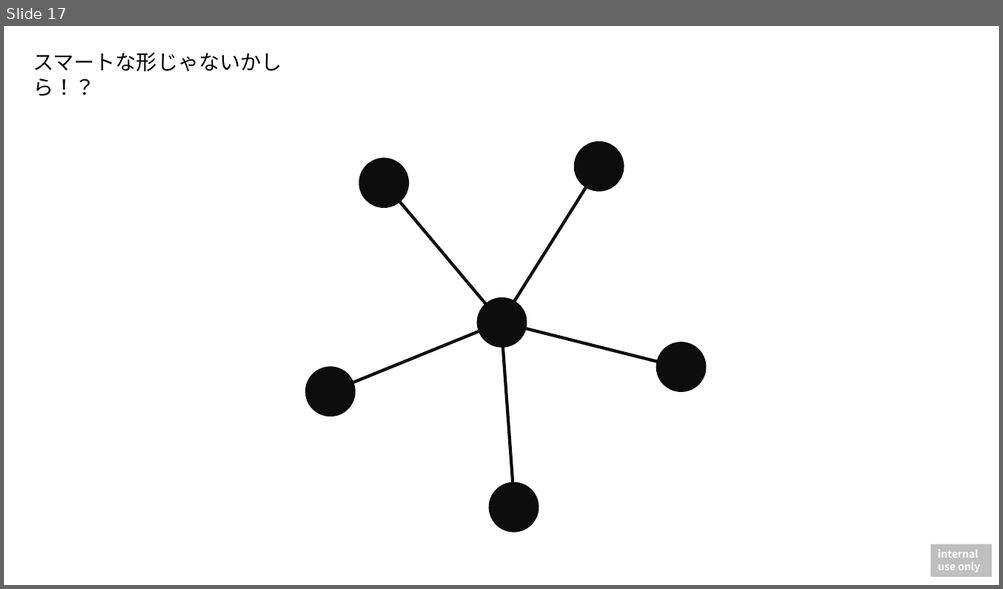
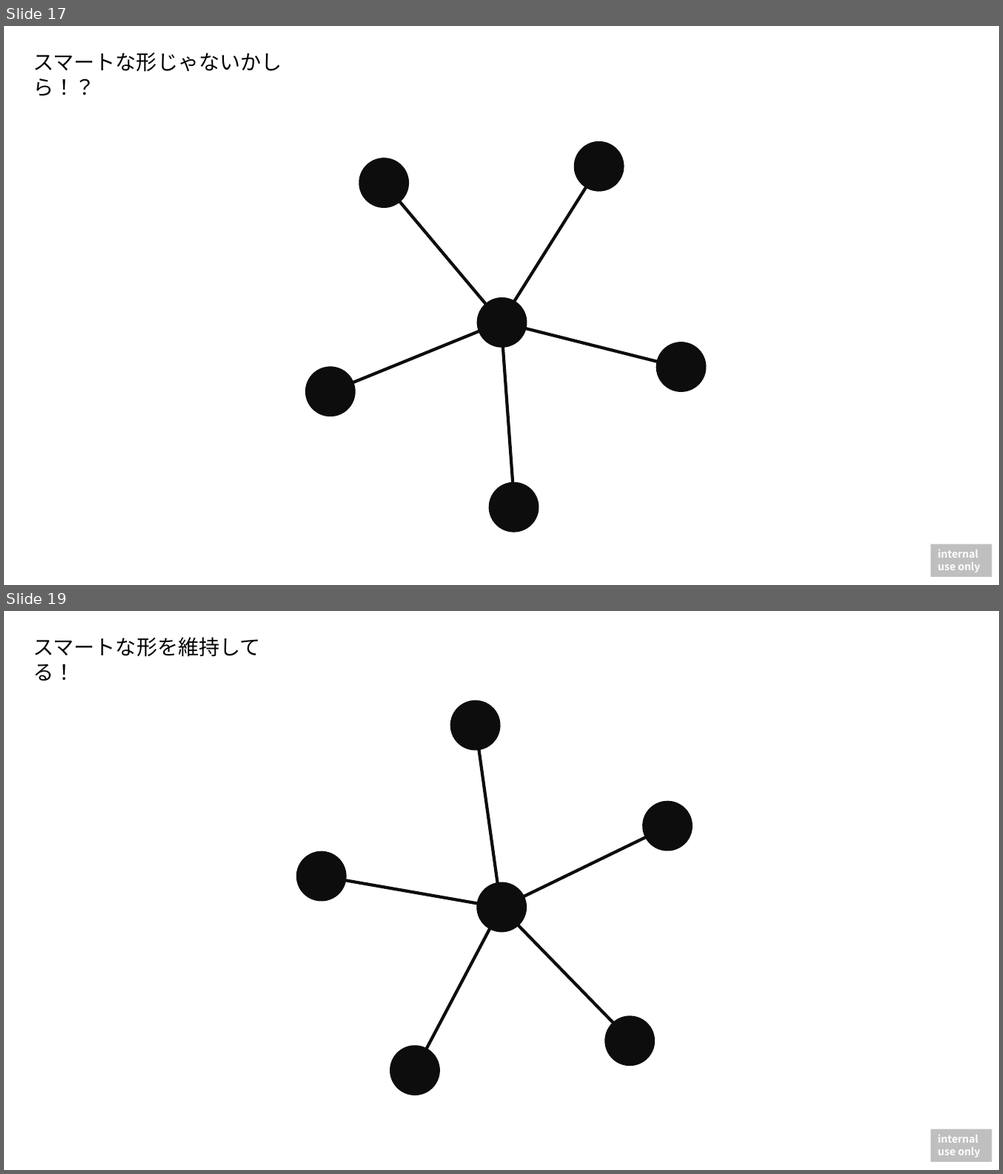
Before and after one commit to nakayama-kazuki/2021, a slide deck: pptx/pentagon.pptx. Shown one above the other, each under a label of ours: slide 17 before the commit, slides 17 and 19 after it; the slides between them are not shown. The pictures are 1003x589 and 1003x1174 pixels, drawn with LibreOffice and Linux fonts; fonts in the diff are those of the drawing. Boxes give left, top, right and bottom in pixels: in the first picture for what was removed or moved away, otherwise in the second. Text is boxed around its words. In the diff, an @@ line names an element or a change of style, - is before the commit and + after.

```diff
--- a/pptx/pentagon.pptx
+++ b/pptx/pentagon.pptx
@@ slide 19 added at [4, 611, 999, 1170], background #FFFFFF; not listed: 1 template element that a slide beside it also shows @@
@@ text added at [34, 637, 261, 657], 20 pt, text #000000 @@
+スマートな形を維持してる！
@@ group added at [294, 698, 695, 1098]: 6 ellipses, 5 lines @@
```
Also in this commit, not shown: 5 slides changed, 1 other slide added.
